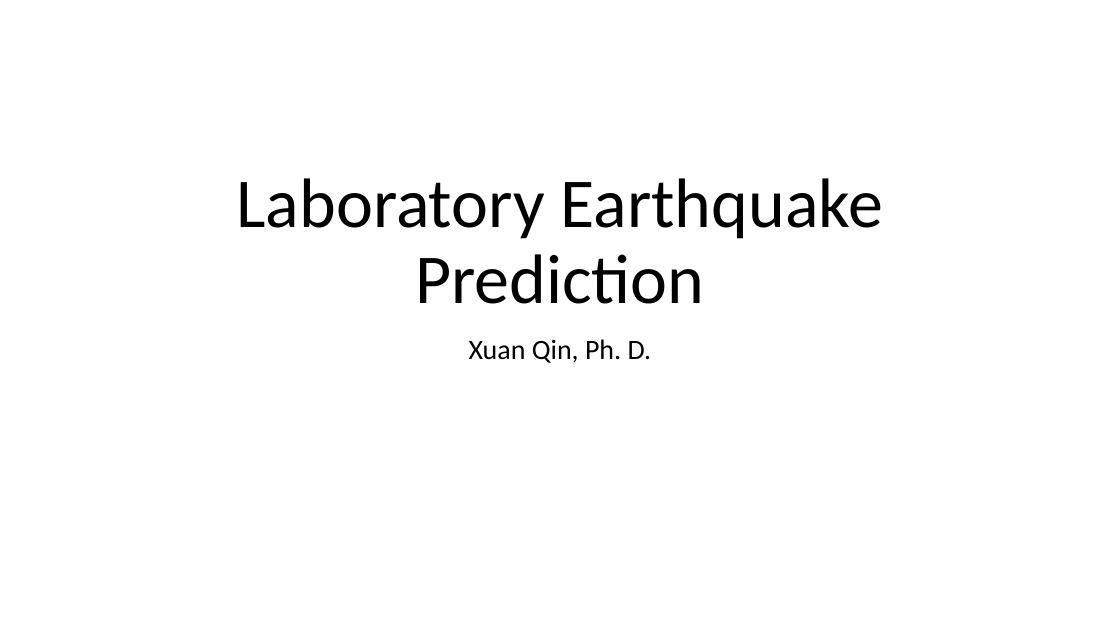
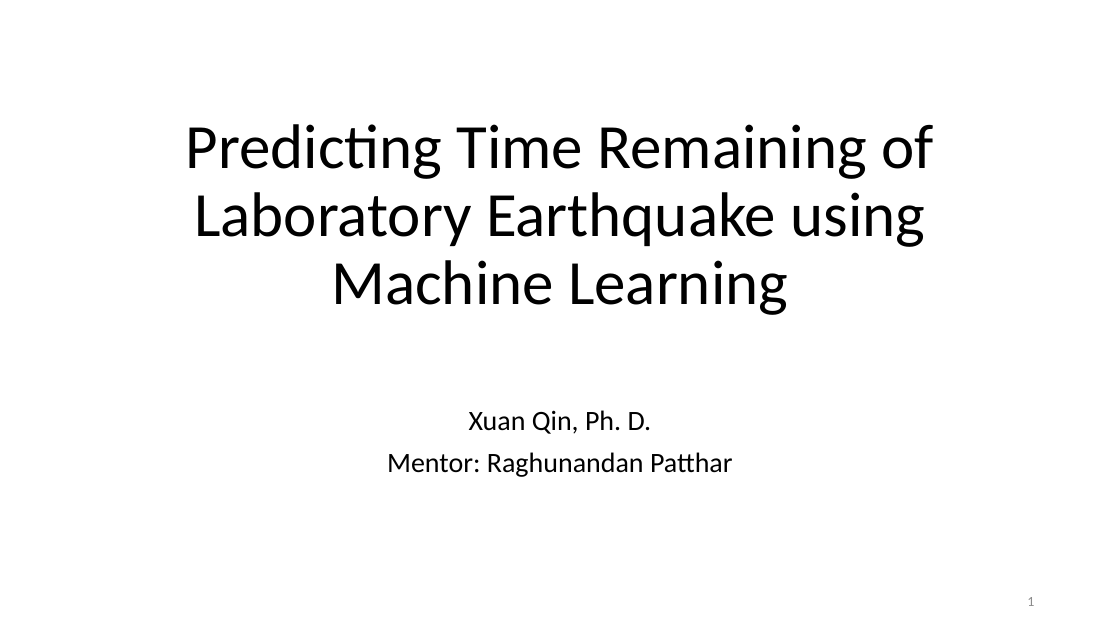
Before and after one commit to qq7933086/Laboratory_earthquake_time_prediction, a slide deck: slide 1 of Capstone_presentation_Laboratory Earthquake Prediction.pptx. Drawn at 1120x630 pixels with LibreOffice and Linux fonts; fonts in the diff are those of the drawing. Boxes give left, top, right and bottom in pixels: in the first picture for what was removed or moved away, otherwise in the second. Text is boxed around its words. In the diff, an @@ line names an element or a change of style, - is before the commit and + after.

Commit message:
Update slides for final presentation

```diff
--- a/Capstone_presentation_Laboratory Earthquake Prediction.pptx
+++ b/Capstone_presentation_Laboratory Earthquake Prediction.pptx
@@ title at [186, 124, 933, 315]: text changed; size 60 to 54 pt @@
-Laboratory Earthquake Prediction
+Predicting Time Remaining of Laboratory Earthquake using Machine Learning
@@ subtitle "Xuan Qin, Ph. D." at [387, 410, 733, 477]: vertical alignment top to bottom @@
@@ subtitle at [387, 452, 733, 477]: paragraph added @@
+Mentor: Raghunandan Patthar
@@ page number added at [1027, 597, 1034, 606], 12 pt, text #8C8C8C @@
+1
```
Also in this commit, not shown: 18 slides added.
